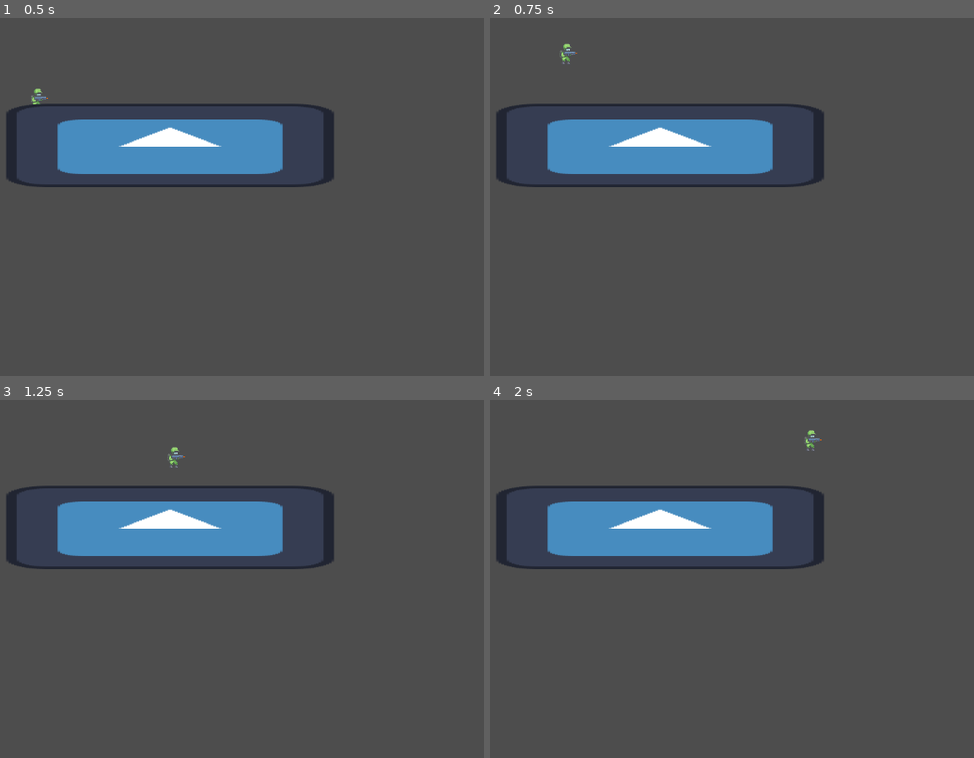
Above: before the commit, frames 1-4 (two rows, left to right).
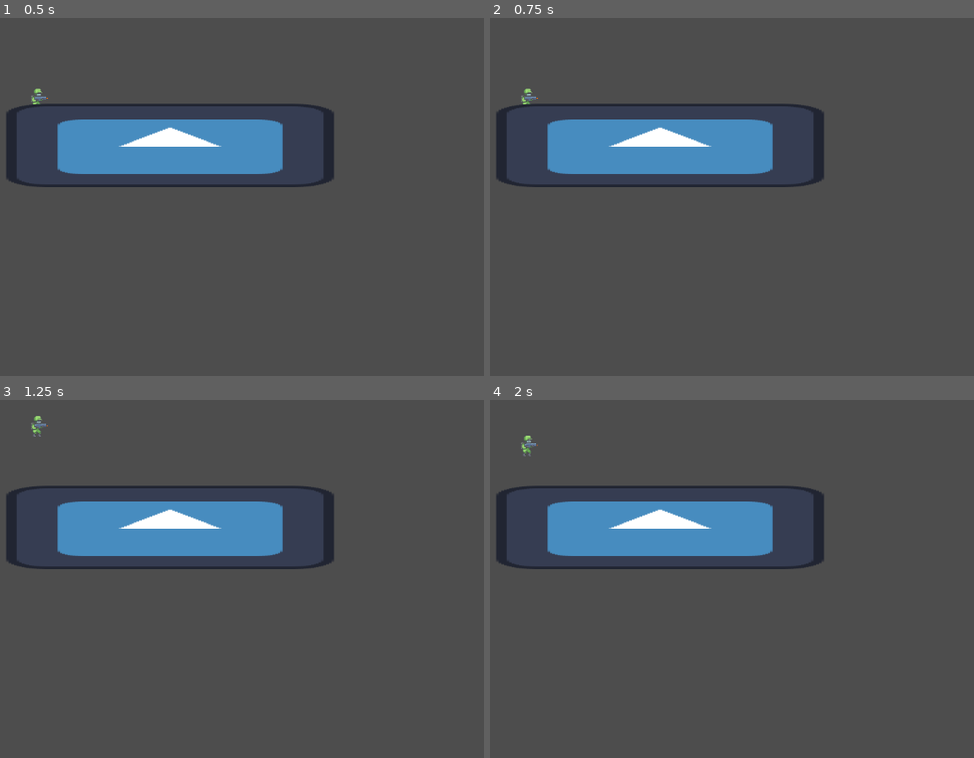
Above: after the commit, the same moments.

Repository: code-rizzard/TeamGunner
Game: Godot game, scene res://main.tscn
Same seed, same stepped clock (60 frames per second), same inputs: the game is played once before the commit and once after it. The engine's default icon, where the game draws it, is replaced by a stand-in: a white triangle on a blue panel in a dark square.
Inputs:
- Up to frame 1 (0.5 s): no input
- Up to frame 2 (0.75 s): tap Enter (ui_accept) at 0.5, 0.6 s; hold Right (ui_right) from 0.53 s (still down)
- Up to frame 3 (1.25 s): keep holding Right (ui_right); tap Space (jump, bound only after the commit) at 0.77, 0.8, 1.07 s
- Up to frame 4 (2 s): keep holding Right (ui_right); tap Space (jump, bound only after the commit) at 1.35, 1.52, 1.82 s; tap Enter (ui_accept) at 1.55 s

Frame 1 is identical in both runs. In frame 2, 0.1% of the frame differs, in the area x 6-19%, y 7-25%; in frame 3, 0.2%; in frame 4, 0.2%, in the area x 6-69%, y 8-16%.

Commit message:
Used custom movement inputs

Diff:
--- a/Player.gd
+++ b/Player.gd
@@ -4,22 +4,17 @@
 const SPEED = 300.0
 const JUMP_VELOCITY = -400.0
 
-# Get the gravity from the project settings to be synced with RigidBody nodes.
 var gravity: int =  ProjectSettings.get_setting("physics/2d/default_gravity")
 
 
 func _physics_process(delta: float) -> void:
-	# Add the gravity.
 	if not is_on_floor():
 		velocity.y += gravity * delta
 
-	# Handle Jump.
-	if Input.is_action_just_pressed("ui_accept") and is_on_floor():
+	if Input.is_action_just_pressed("jump") and is_on_floor():
 		velocity.y = JUMP_VELOCITY
 
-	# Get the input direction and handle the movement/deceleration.
-	# As good practice, you should replace UI actions with custom gameplay actions.
-	var direction := Input.get_axis("ui_left", "ui_right")
+	var direction := Input.get_axis("move_left", "move_right")
 	if direction:
 		velocity.x = direction * SPEED
 	else:
--- a/project.godot
+++ b/project.godot
@@ -15,6 +15,24 @@
 config/features=PackedStringArray("4.1", "GL Compatibility")
 config/icon="res://icon.svg"
 
+[input]
+
+move_left={
+"deadzone": 0.5,
+"events": [Object(InputEventKey,"resource_local_to_scene":false,"resource_name":"","device":-1,"window_id":0,"alt_pressed":false,"shift_pressed":false,"ctrl_pressed":false,"meta_pressed":false,"pressed":false,"keycode":0,"physical_keycode":65,"key_label":0,"unicode":97,"echo":false,"script":null)
+]
+}
+move_right={
+"deadzone": 0.5,
+"events": [Object(InputEventKey,"resource_local_to_scene":false,"resource_name":"","device":-1,"window_id":0,"alt_pressed":false,"shift_pressed":false,"ctrl_pressed":false,"meta_pressed":false,"pressed":false,"keycode":0,"physical_keycode":68,"key_label":0,"unicode":100,"echo":false,"script":null)
+]
+}
+jump={
+"deadzone": 0.5,
+"events": [Object(InputEventKey,"resource_local_to_scene":false,"resource_name":"","device":-1,"window_id":0,"alt_pressed":false,"shift_pressed":false,"ctrl_pressed":false,"meta_pressed":false,"pressed":false,"keycode":0,"physical_keycode":32,"key_label":0,"unicode":32,"echo":false,"script":null)
+]
+}
+
 [rendering]
 
 textures/canvas_textures/default_texture_filter=0
